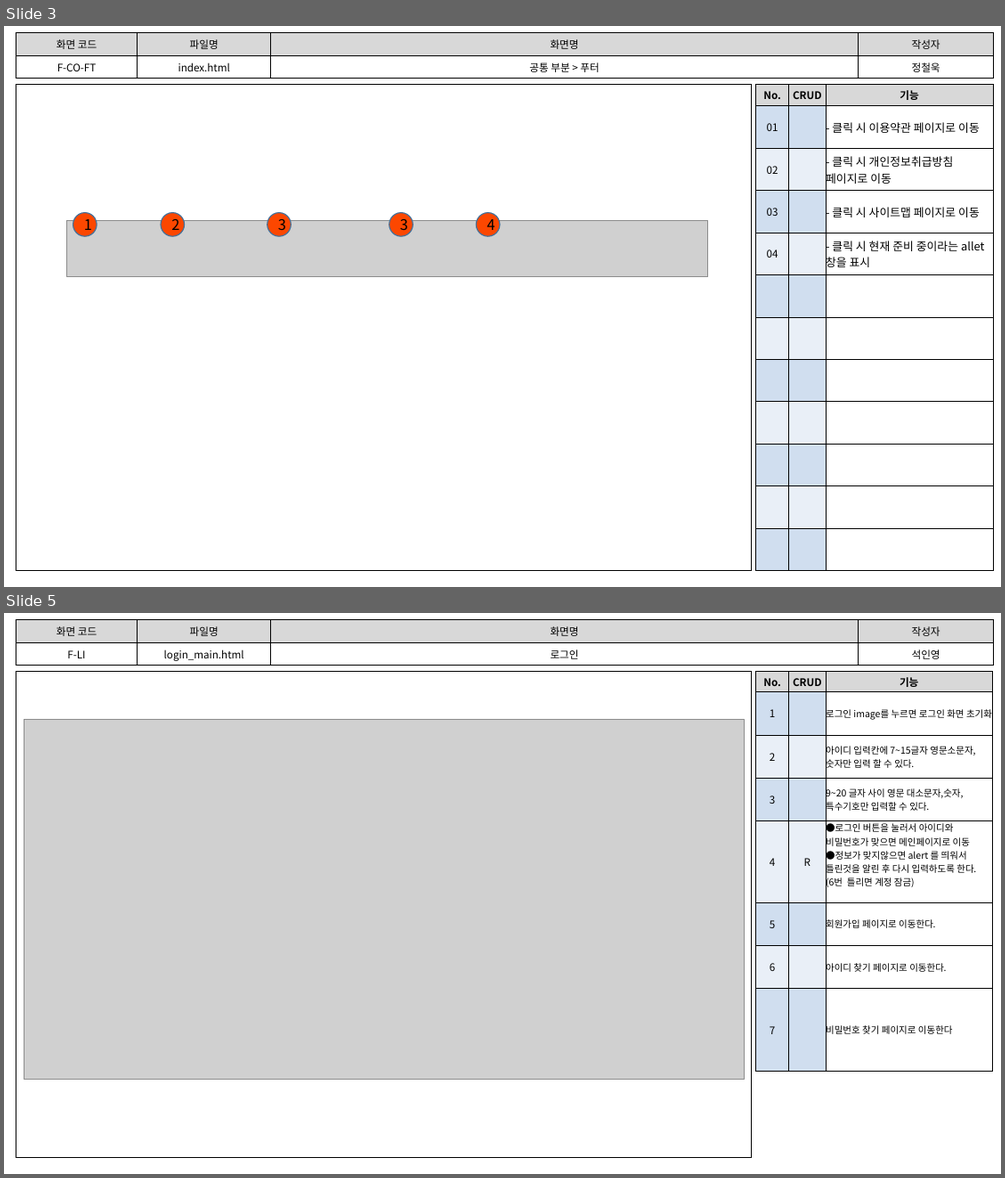
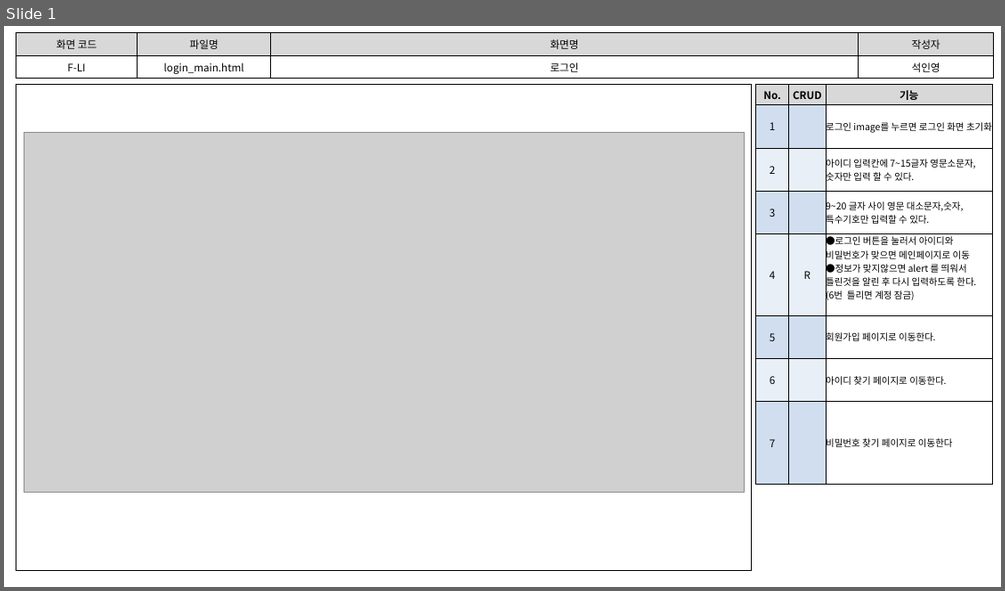
Before and after one commit to index506/cosmo6th_3thGroup, a slide deck: Text/02.화면설계도/3th_Project_화면 설계도(인영).pptx. Shown one above the other, each under a label of ours: slides 3 and 5 before the commit, slide 1 after it; the slides between them are not shown. The pictures are 1005x1178 and 1005x591 pixels, drawn with LibreOffice and Linux fonts; fonts in the diff are those of the drawing; grey boxes stand for pictures. Boxes give left, top, right and bottom in pixels: in the first picture for what was removed or moved away, otherwise in the second. Text is boxed around its words. In the diff, an @@ line names an element or a change of style, - is before the commit and + after.

Commit message:
정철욱 문서작업

```diff
--- a/Text/02.화면설계도/3th_Project_화면 설계도(인영).pptx
+++ b/Text/02.화면설계도/3th_Project_화면 설계도(인영).pptx
@@ slide 3 removed at (4, 26, 1001, 587), background #FFFFFF @@
@@ table removed at (16, 33, 994, 278), 2 rows, 4 columns @@
-화면 코드 | 파일명 | 화면명 | 작성자
-F-CO-FT | index.html | 공통 부분 > 푸터 | 정철욱
@@ rectangle removed at (16, 85, 752, 571) @@
@@ table removed at (756, 85, 994, 330), 12 rows, 3 columns @@
-No. | CRUD | 기능
-01 |  | - 클릭 시 이용약관 페이지로 이동
-02 |  | - 클릭 시 개인정보취급방침 페이지로 이동
-03 |  | - 클릭 시 사이트맵 페이지로 이동
-04 |  | - 클릭 시 현재 준비 중이라는 allet 창을 표시
- |  | 
- |  | 
- |  | 
- |  | 
- |  | 
- |  | 
- |  | 
@@ picture removed at (67, 220, 708, 277) @@
@@ ellipse removed at (73, 213, 97, 237) @@
-1
@@ ellipse removed at (161, 213, 185, 237) @@
-2
@@ ellipse removed at (267, 213, 291, 237) @@
-3
@@ ellipse removed at (389, 213, 413, 237) @@
-3
@@ ellipse removed at (476, 213, 500, 237) @@
-4
@@ what was slide 5 is now slide 1 @@
```
Also in this commit, not shown: 3 other slides removed, 6 other files.
